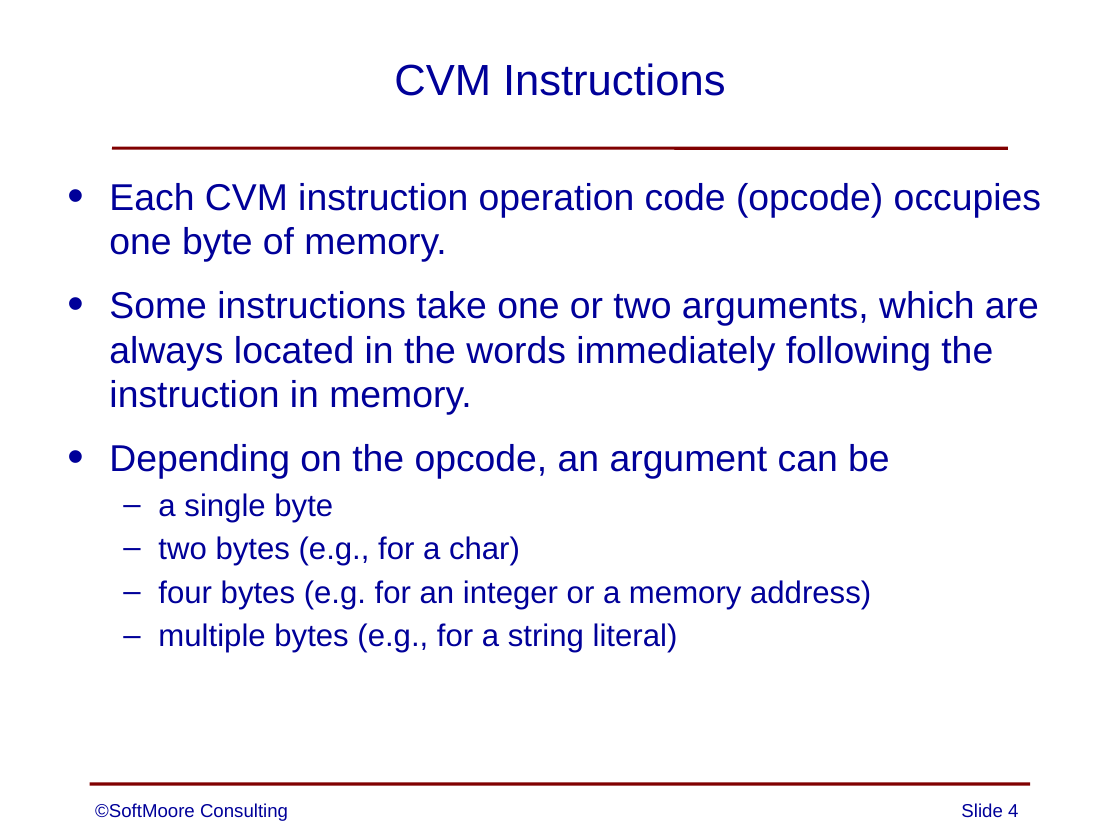
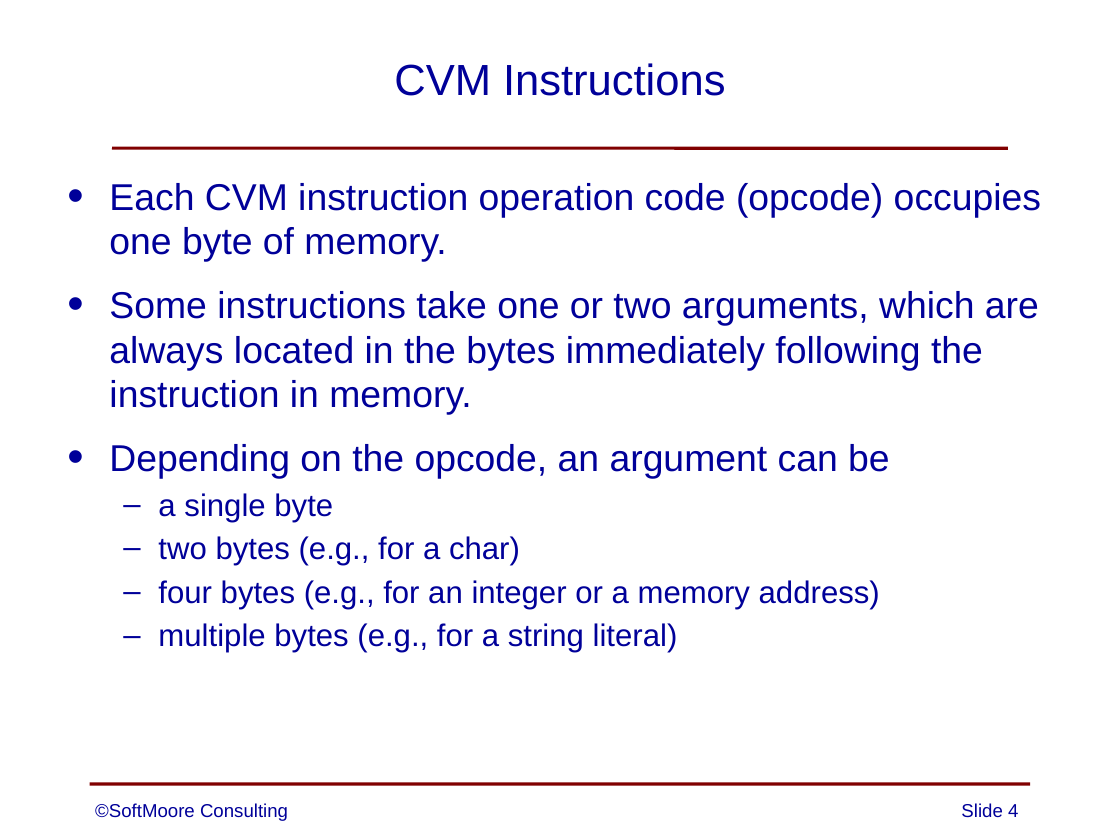
Before and after one commit to SoftMoore/CPRL, a slide deck: slide 4 of PowerPoint Slides/10 - CVM.pptx. Drawn at 1120x840 pixels with LibreOffice and Linux fonts; fonts in the diff are those of the drawing. Boxes give left, top, right and bottom in pixels: in the first picture for what was removed or moved away, otherwise in the second. Text is boxed around its words. In the diff, an @@ line names an element or a change of style, - is before the commit and + after.

Commit message:
Update 10 - CVM.pptx
minor tweaks to one slide

```diff
--- a/PowerPoint Slides/10 - CVM.pptx
+++ b/PowerPoint Slides/10 - CVM.pptx
@@ text at [109,291,1039,415]: text changed @@
-• Some instructions take one or two arguments, which are always located in the words immediately following the instruction in memory.
+• Some instructions take one or two arguments, which are always located in the bytes immediately following the instruction in memory.
@@ text at [158,580,880,609]: text changed @@
-  – four bytes (e.g. for an integer or a memory address)
+  – four bytes (e.g., for an integer or a memory address)
```
